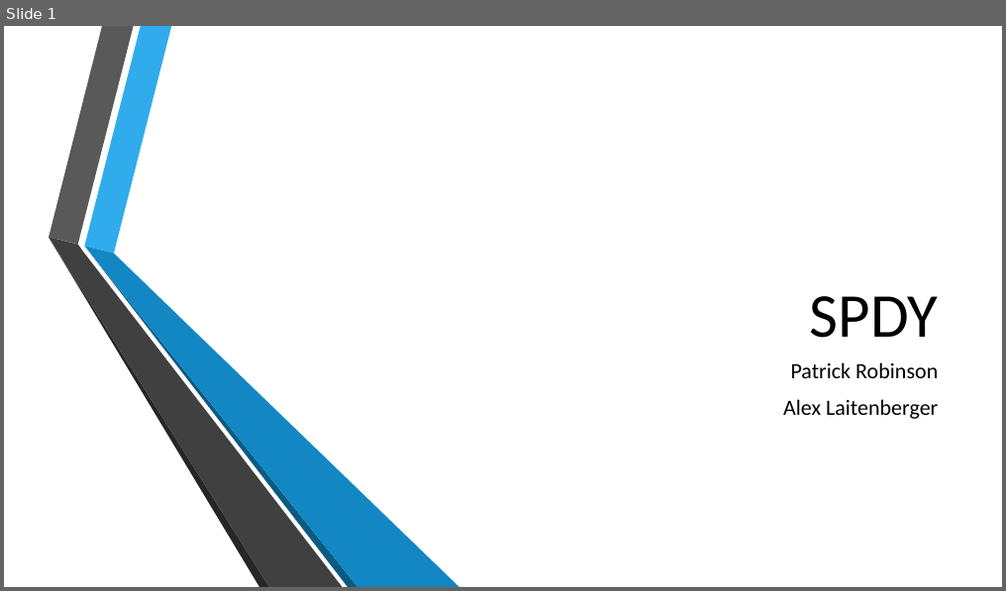
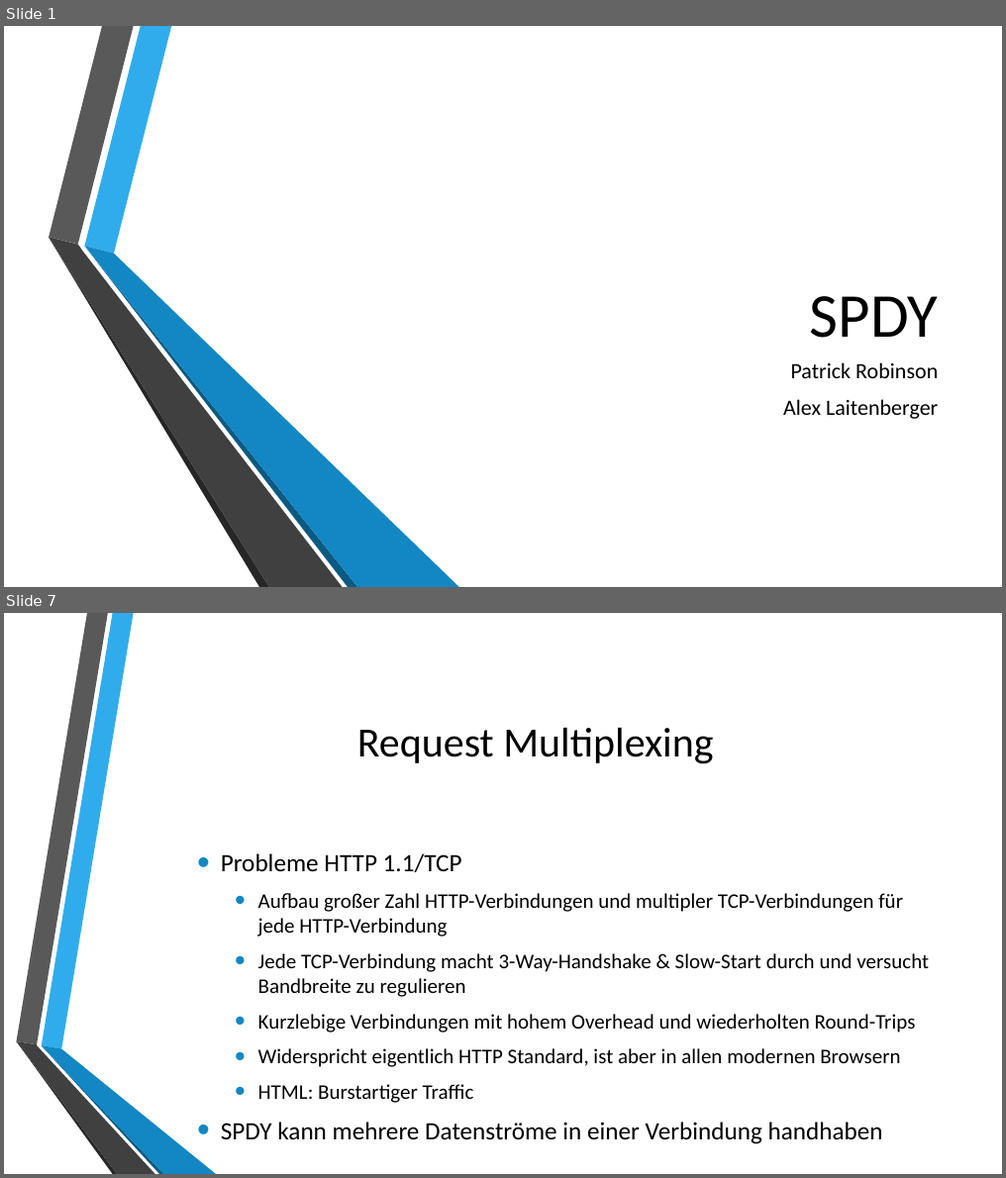
Before and after one commit to autarchprinceps/Reactive-Load-Generator, a slide deck: research/Präsentation.pptx. Shown one above the other, each under a label of ours: slide 1 before the commit, slides 1 and 7 after it; the slides between them are not shown. The pictures are 1006x591 and 1006x1178 pixels, drawn with LibreOffice and Linux fonts; fonts in the diff are those of the drawing; background and template pictures are left out. Boxes give left, top, right and bottom in pixels: in the first picture for what was removed or moved away, otherwise in the second. Text is boxed around its words. In the diff, an @@ line names an element or a change of style, - is before the commit and + after.

```diff
--- a/research/Präsentation.pptx
+++ b/research/Präsentation.pptx
@@ slide 7 added at [4, 613, 1002, 1174], background picture (left out) @@
@@ title added at [357, 728, 713, 764], 40 pt, text #000000 @@
+Request Multiplexing
@@ text added at [221, 854, 929, 1145], 20 pt, text #000000 @@
+• Probleme HTTP 1.1/TCP
+  • Aufbau großer Zahl HTTP-Verbindungen und multipler TCP-Verbindungen für jede HTTP-Verbindung
+  • Jede TCP-Verbindung macht 3-Way-Handshake & Slow-Start durch und versucht Bandbreite zu regulieren
+  • Kurzlebige Verbindungen mit hohem Overhead und wiederholten Round-Trips
+  • Widerspricht eigentlich HTTP Standard, ist aber in allen modernen Browsern
+  • HTML: Burstartiger Traffic
+• SPDY kann mehrere Datenströme in einer Verbindung handhaben
@@ group added at [16, 613, 216, 1174]: 6 freeform shapes @@
```
Also in this commit, not shown: 2 slides changed, 11 other slides added, 1 other file.
